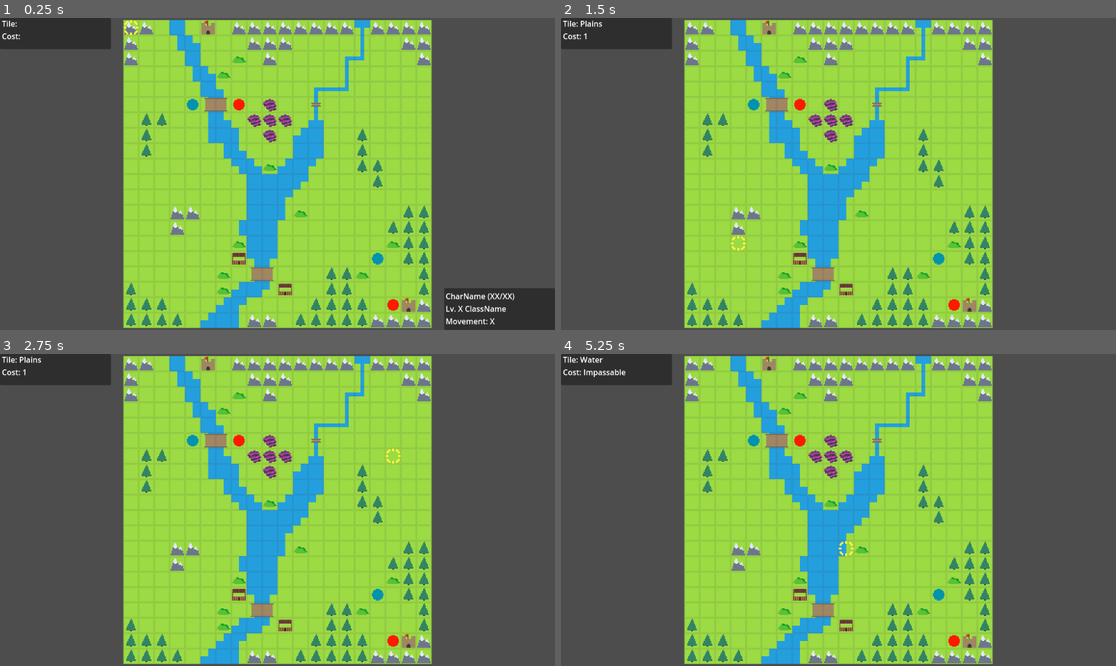
Above: before the commit, frames 1-4 (two rows, left to right).
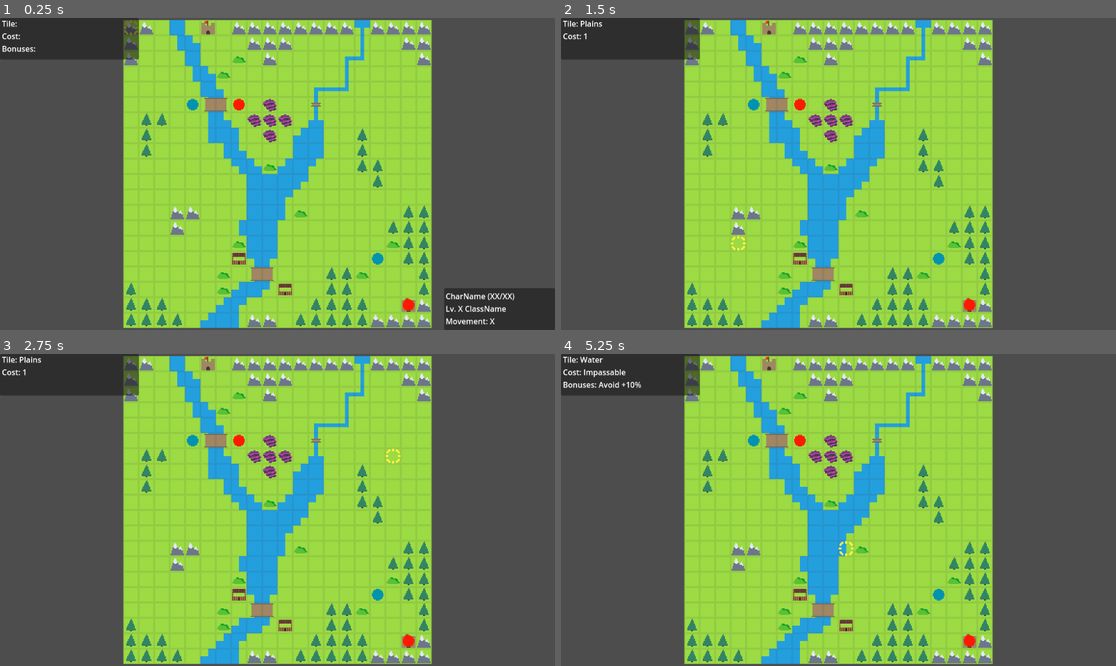
Above: after the commit, the same moments.

Repository: Kibibibit/chickenwarrior
Game: Godot game, scene res://src/scenes/main/main.tscn
Two runs of this game, one before a commit and one after it. Both use one fixed random seed, a clock stepped at 60 frames per second and the inputs below.
Inputs (mouse positions are in pixels of both pictures, inside the frame that each line leads up to):
- Up to frame 1 (0.25 s): no input
- Up to frame 2 (1.5 s): tap Enter (ui_accept) at 0.5, 0.77, 1.25 s; move the mouse to (960, 158) at 0.52 s; hold Right (ui_right) 0.53-1.28 s; click (960, 158) at 0.67 s; move the mouse to (727, 189) at 1.27 s; hold Down (ui_down) from 1.28 s (still down); click (727, 189) at 1.42 s
- Up to frame 3 (2.75 s): tap Enter (ui_accept) at 1.52, 2 s; move the mouse to (333, 441) at 2.02 s; release Down (ui_down) at 2.03 s; hold Right (ui_right) from 2.03 s (still down); click (333, 441) at 2.17 s
- Up to frame 4 (5.25 s): tap Enter (ui_accept) at 2.75, 3.02, 3.5, 3.77, 4.25, 4.52 s; move the mouse to (810, 572) at 2.77 s; release Right (ui_right) at 2.78 s; hold Up (ui_up) 2.78-3.53 s; click (810, 572) at 2.92 s; move the mouse to (1005, 556) at 3.52 s; hold Left (ui_left) 3.53-5.03 s; click (1005, 556) at 3.67 s; move the mouse to (672, 463) at 4.27 s; click (672, 463) at 4.42 s; move the mouse to (866, 510) at 5.02 s; hold Down (ui_down) from 5.03 s (still down); click (866, 510) at 5.17 s

The runs differ from the first frame. In frame 1, 1.4% of the frame differs, in the area x 0-75%, y 0-94%; in frame 2, 1.4%; in frame 3, 1.4%; in frame 4, 1.5%.

Commit message:
Set up attack calculations and terrain bonuses

Diff:
--- a/src/prefabs/battle_prefabs/unit/unit.gd
+++ b/src/prefabs/battle_prefabs/unit/unit.gd
@@ -25,6 +25,7 @@
 
 const UNIT_MOVE_SPEED: int = 500
 
+
 signal move_finished
 
 @export var character: Character: set = _set_character
@@ -32,6 +33,7 @@
 @export var tile: Vector2i: set = _set_tile
 @export var hp: int = 0
 var moved: bool = false : set = _set_moved
+var current_tile_type: StringName = TileTypes.VOID
 
 var _path: Array[Vector2i] = []
 
@@ -85,6 +87,8 @@
 	out.sort()
 	return out
 
+func get_equipped_weapon() -> Weapon:
+	return character.get_equipped_weapon()
 
 func get_weapon_ranges() -> Vector2i:
 	return character.get_weapon_ranges()
@@ -111,6 +115,97 @@
 func _can_assist() -> bool:
 	return false
 
+
+
+func get_protection(weapon_base_stat: StringName) -> int:
+	var stat: int = character.get_stat(weapon_base_stat)
+
+	return stat + TileTypes.get_stat_bonus(current_tile_type, weapon_base_stat)
+
+func get_damage_per_attack(enemy: Unit) -> int:
+	var weapon: Weapon = get_equipped_weapon()
+	var might: int = 0
+	var base_stat_code: StringName = StatTypes.STRENGTH
+	if (weapon != null):
+		might = weapon.might
+		base_stat_code = weapon.get_weapon_stat_code()
+		if (weapon.has_type_bonus(enemy.get_unit_type())):
+			might *= 3
+	return might + character.get_stat(base_stat_code) - enemy.get_protection(base_stat_code)
+
+func get_attack_speed() -> int:
+	var weapon: Weapon = get_equipped_weapon()
+	var weight: int = 0
+	if (weapon != null):
+		weight = weapon.weight
+	var speed: int = character.get_stat(StatTypes.SPEED)
+	var strength: int = character.get_stat(StatTypes.STRENGTH)
+	return speed - max(0,weight-floori(float(strength)/5.0))
+
+func get_base_hit_chance() -> int:
+	var weapon: Weapon = get_equipped_weapon()
+	var hit_chance: int = 70
+	var is_magic: bool = false
+	var dex: int = character.get_stat(StatTypes.DEXTERITY)
+	if (weapon != null):
+		hit_chance = weapon.hit_chance
+		is_magic = weapon.get_weapon_stat_code() == StatTypes.MAGIC
+	if (is_magic):
+		return hit_chance+ floori(float(dex+character.get_stat(StatTypes.LUCK))/2.0)
+	else:
+		return hit_chance+dex
+
+func get_avoid_chance(enemy: Unit) -> int:
+	var weapon: Weapon = enemy.get_equipped_weapon()
+	var is_magic: bool = false
+	if (weapon != null) :
+		is_magic = weapon.get_weapon_stat_code() == StatTypes.MAGIC
+	var out: int = 0
+	if (is_magic):
+		out = floori(float(character.get_stat(StatTypes.SPEED)+ character.get_stat(StatTypes.LUCK))/2.0)
+	else:
+		out = get_attack_speed()
+	return out + TileTypes.get_stat_bonus(current_tile_type, TileTypes.AVOID_BONUS)
+
+func get_hit_chance(enemy:Unit) -> int:
+	return clampi(get_base_hit_chance()-enemy.get_avoid_chance(self), 0, 100)
+
+func get_base_crit_chance() -> int:
+	var crit: int = 0
+	var weapon: Weapon = get_equipped_weapon()
+	if (weapon != null):
+		crit = weapon.crit_chance
+
+	return crit + floori(float(character.get_stat(StatTypes.DEXTERITY)+ character.get_stat(StatTypes.LUCK))/2.0)
+
+func get_crit_chance(enemy: Unit) -> int:
+	return clampi(get_base_crit_chance() - enemy.character.get_stat(StatTypes.LUCK), 0, 100)
+
+func get_attack_count(enemy: Unit) -> int:
+	var weapon: Weapon = get_equipped_weapon()
+	var hit_count: int = 1
+	if (weapon != null):
+		hit_count = weapon.attack_count
+	if (get_attack_speed() - enemy.get_attack_speed() >= 4):
+		hit_count *= 2
+	return hit_count
+
+func get_predicted_damage(enemy: Unit) -> int:
+	var weapon: Weapon = get_equipped_weapon()
+	var weapon_name: String = "Unarmed"
+	var has_type_advantage: bool = false
+	if (weapon != null):
+		weapon_name = weapon.name
+		has_type_advantage = weapon.has_type_bonus(enemy.get_unit_type())
+	print("Using ", weapon_name)
+	if (has_type_advantage):
+		print("Type advantage! Damage times 3")
+	print(get_damage_per_attack(enemy), " dmg x",get_attack_count(enemy))
+	print(get_hit_chance(enemy),"% to hit")
+	print(get_crit_chance(enemy), "% to crit")
+	return get_attack_count(enemy)*get_damage_per_attack(enemy)
+
+
 func _process(delta) -> void:
 	if (not _path.is_empty()):
 		if position == Vector2(_path[0]*Map.TILE_SIZE):
--- a/src/prefabs/maps/test_map/test_map.tscn
+++ b/src/prefabs/maps/test_map/test_map.tscn
@@ -41,29 +41,29 @@
 z_index = 10
 
 [node name="TestSteve" parent="Units" instance=ExtResource("2_je2jo")]
-material = SubResource("ShaderMaterial_w3ios")
+material = SubResource("ShaderMaterial_gxaow")
 position = Vector2(64, 80)
 character = ExtResource("3_a0t6i")
 tile = Vector2i(4, 5)
 hp = 28
 
 [node name="TestBob" parent="Units" instance=ExtResource("2_je2jo")]
-material = SubResource("ShaderMaterial_llpm1")
-position = Vector2(272, 288)
+material = SubResource("ShaderMaterial_kotg0")
+position = Vector2(288, 288)
 character = ExtResource("7_x2vwp")
 team = 1
-tile = Vector2i(17, 18)
+tile = Vector2i(18, 18)
 hp = 27
 
 [node name="TestAlice" parent="Units" instance=ExtResource("2_je2jo")]
-material = SubResource("ShaderMaterial_ue6em")
+material = SubResource("ShaderMaterial_5ny8r")
 position = Vector2(256, 240)
 character = ExtResource("9_h38tm")
 tile = Vector2i(16, 15)
 hp = 28
 
 [node name="TestLisa" parent="Units" instance=ExtResource("2_je2jo")]
-material = SubResource("ShaderMaterial_vvji6")
+material = SubResource("ShaderMaterial_3crrf")
 position = Vector2(112, 80)
 character = ExtResource("10_cg0gy")
 team = 1
--- a/src/prefabs/ui/battle_ui/battle_ui.gd
+++ b/src/prefabs/ui/battle_ui/battle_ui.gd
@@ -44,11 +44,33 @@
 		tile_panel.visible = true
 		var cost: int = TileTypes.get_cost(tile_type)
 		var cost_string: String = ""
+		var bonuses_string: String = ""
+
+		var bonuses: Dictionary = TileTypes.get_all_stat_bonuses(tile_type)
+
+		for key in bonuses:
+			var label: String = ""
+			var percent: String = ""
+			if key == TileTypes.AVOID_BONUS:
+				label = "Avoid"
+				percent = "%"
+			else:
+				label = StatTypes.ABBREVIATION[key]
+			var sign_label = "+"
+			if (bonuses[key] < 0):
+				sign_label = ""
+			var bonus_string: String = "%s %s%s%s" % [label, sign_label, bonuses[key],percent]
+			if (bonuses_string.is_empty()):
+				bonuses_string = "Bonuses: %s" % bonus_string
+			else:
+				bonuses_string = "%s, %s" % [bonuses_string, bonus_string]
+
+
 		if (cost == TileTypes.COST_MAX):
 			cost_string = "Impassable"
 		else:
 			cost_string = "%s" % cost
-		tile_label.text = "Tile: %s\nCost: %s" % [TileTypes.get_tile_name(tile_type), cost_string]
+		tile_label.text = "Tile: %s\nCost: %s\n%s" % [TileTypes.get_tile_name(tile_type), cost_string, bonuses_string]
 
 func set_unit(unit: Unit) -> void:
 	if (unit == null):
--- a/src/prefabs/ui/battle_ui/battle_ui.tscn
+++ b/src/prefabs/ui/battle_ui/battle_ui.tscn
@@ -29,8 +29,9 @@
 [node name="TilePanel" type="Panel" parent="CanvasLayer/InfoTiles"]
 layout_mode = 1
 anchors_preset = -1
-anchor_right = 0.2
-anchor_bottom = 0.1
+anchor_right = 0.25
+anchor_bottom = 0.133
+mouse_filter = 2
 
 [node name="TileLabel" type="Label" parent="CanvasLayer/InfoTiles/TilePanel"]
 layout_mode = 0
@@ -38,7 +39,8 @@
 offset_right = 44.34
 offset_bottom = 52.0
 text = "Tile:
-Cost:"
+Cost:
+Bonuses:"
 
 [node name="UnitPanel" type="Panel" parent="CanvasLayer/InfoTiles"]
 layout_mode = 1
@@ -47,6 +49,7 @@
 anchor_top = 0.866
 anchor_right = 1.0
 anchor_bottom = 1.0
+mouse_filter = 2
 
 [node name="UnitLabel" type="Label" parent="CanvasLayer/InfoTiles/UnitPanel"]
 layout_mode = 0
--- a/src/scenes/battle_scene/battle_scene.gd
+++ b/src/scenes/battle_scene/battle_scene.gd
@@ -52,6 +52,7 @@
 	for unit in map.get_units():
 		units[unit.get_instance_id()] = unit
 		unit_positions[unit.tile] = unit.get_instance_id()
+		unit.current_tile_type = map.get_tile_type(unit.tile)
 
 
 func _unit_at(tile: Vector2i) -> Unit:
@@ -129,6 +130,7 @@
 	unit_positions.erase(unit.tile)
 	unit.tile = cursor.tile
 	unit_positions[cursor.tile] = unit.get_instance_id()
+	unit.current_tile_type = map.get_tile_type(cursor.tile)
 	unit.moved = true
 
 func _cursor_action_player_turn_state(action: int) -> void:
@@ -146,6 +148,12 @@
 	elif unit != null and action == Cursor.DESELECT:
 		# Display the stats menu
 		unit.character.print_stats()
+		for u in units.keys():
+			if (u != unit.get_instance_id()):
+				var other: Unit = units[u]
+				print(unit.character.name," vs ",other.character.name)
+				print(unit.get_predicted_damage(other), " damage\n")
+
 
 func _cursor_action_player_unit_selected_state(action: int) -> void:
 	var unit: Unit = _selected_unit()
--- a/src/scripts/autoloads/stat_types.gd
+++ b/src/scripts/autoloads/stat_types.gd
@@ -11,6 +11,18 @@
 const RESISTANCE: StringName = "stat_resistance"
 
 
+const ABBREVIATION: Dictionary = {
+	HP: "hp",
+	STRENGTH: "str",
+	MAGIC: "mag",
+	DEXTERITY: "dex",
+	SPEED:"spd",
+	LUCK:"lck",
+	DEFENCE:"def",
+	RESISTANCE:"res"
+}
+
+
 const ALL: Array[StringName] = [
 	HP, STRENGTH, MAGIC, DEXTERITY, SPEED, LUCK, DEFENCE, RESISTANCE
 ]
--- a/src/scripts/autoloads/tile_types.gd
+++ b/src/scripts/autoloads/tile_types.gd
@@ -11,6 +11,8 @@
 const POISON: StringName = "tile_poison"
 const BRIDGE: StringName = "tile_bridge"
 const FORT: StringName = "tile_fort"
+
+const AVOID_BONUS: StringName = "tile_avoid_bonus"
 
 const ALL: Array[StringName] = [
 	PLAINS, TREES, MOUNTAINS, STRONGHOLD, WATER, HILLS, POISON, BRIDGE, FORT
@@ -44,6 +46,37 @@
 	FORT:"Fort"
 }
 
+const TILE_STAT_BONUSES: Dictionary = {
+	TREES: {
+		AVOID_BONUS: 20,
+		StatTypes.DEFENCE: 1
+	},
+	MOUNTAINS: {
+		AVOID_BONUS: 40,
+		StatTypes.DEFENCE: 2
+	},
+	STRONGHOLD: {
+		AVOID_BONUS: 30,
+		StatTypes.DEFENCE: 5,
+		StatTypes.RESISTANCE: 5
+	},
+	WATER: {
+		AVOID_BONUS: 10
+	},
+	HILLS:{
+		AVOID_BONUS: 30,
+		StatTypes.DEFENCE: 1
+	},
+	POISON: {
+		AVOID_BONUS: -5,
+	},
+	FORT: {
+		AVOID_BONUS: 20,
+		StatTypes.DEFENCE: 2,
+		StatTypes.RESISTANCE: 2
+	},
+}
+
 func get_tile_name(tile_type: StringName) -> String:
 	if not tile_type in TILE_NAMES:
 		tile_type = VOID
@@ -61,3 +94,14 @@
 		base_cost = 1
 
 	return base_cost
+
+func get_all_stat_bonuses(tile_type:StringName) -> Dictionary:
+	if (tile_type in TILE_STAT_BONUSES):
+		return TILE_STAT_BONUSES[tile_type]
+	else:
+		return {}
+
+func get_stat_bonus(tile_type: StringName, bonus: StringName) -> int:
+	if (bonus in get_all_stat_bonuses(tile_type)):
+		return  get_all_stat_bonuses(tile_type)[bonus]
+	return 0
--- a/src/scripts/resource_types/character.gd
+++ b/src/scripts/resource_types/character.gd
@@ -111,6 +111,11 @@
 			growth_rates[stat] = 0
 
 
+func get_equipped_weapon() -> Weapon:
+	for item in inventory:
+		if (item is Weapon):
+			return item as Weapon
+	return null
 
 func print_stats() -> void:
 	print(stats)
--- a/src/scripts/resource_types/weapon.gd
+++ b/src/scripts/resource_types/weapon.gd
@@ -46,7 +46,7 @@
 ## The type of this weapon. Should be one of [SWORD], [LANCE], [AXE], ... and so on.
 @export_enum("Sword", "Lance", "Axe", "Bow") var weapon_type: int : set = _set_weapon_type
 ## The base stat that this weapon uses to calculate the attack stat. Should be on of [BASE_STRENGTH], [BASE_MAGIC] and so on.
-@export_enum("Strength", "Magic", "Dexterity") var base_stat: int
+@export_enum("Strength", "Magic") var base_stat: int
 ## The base damage of this weapon, modified by the base stat of the unit using it.
 @export var might: int
 ## The base hit chance of this weapon. Should be an integer between 0 and 100, where 0 is 0% chance to hit and 100 is a 100% chance to hit
@@ -75,6 +75,14 @@
 	var mask: int = roundi(pow(2, unit_type_code))
 	return type_bonuses & mask > 0
 
+func get_weapon_stat_code() -> StringName:
+	match base_stat:
+		BASE_MAGIC:
+			return StatTypes.MAGIC
+		BASE_DEX:
+			return StatTypes.DEXTERITY
+		_:
+			return StatTypes.STRENGTH
 
 func _set_weapon_type(p_weapon_type: int) -> void:
 	weapon_type = p_weapon_type
Not shown: 1 places in src/prefabs/maps/test_map/test_map.tscn that only renumber resources
